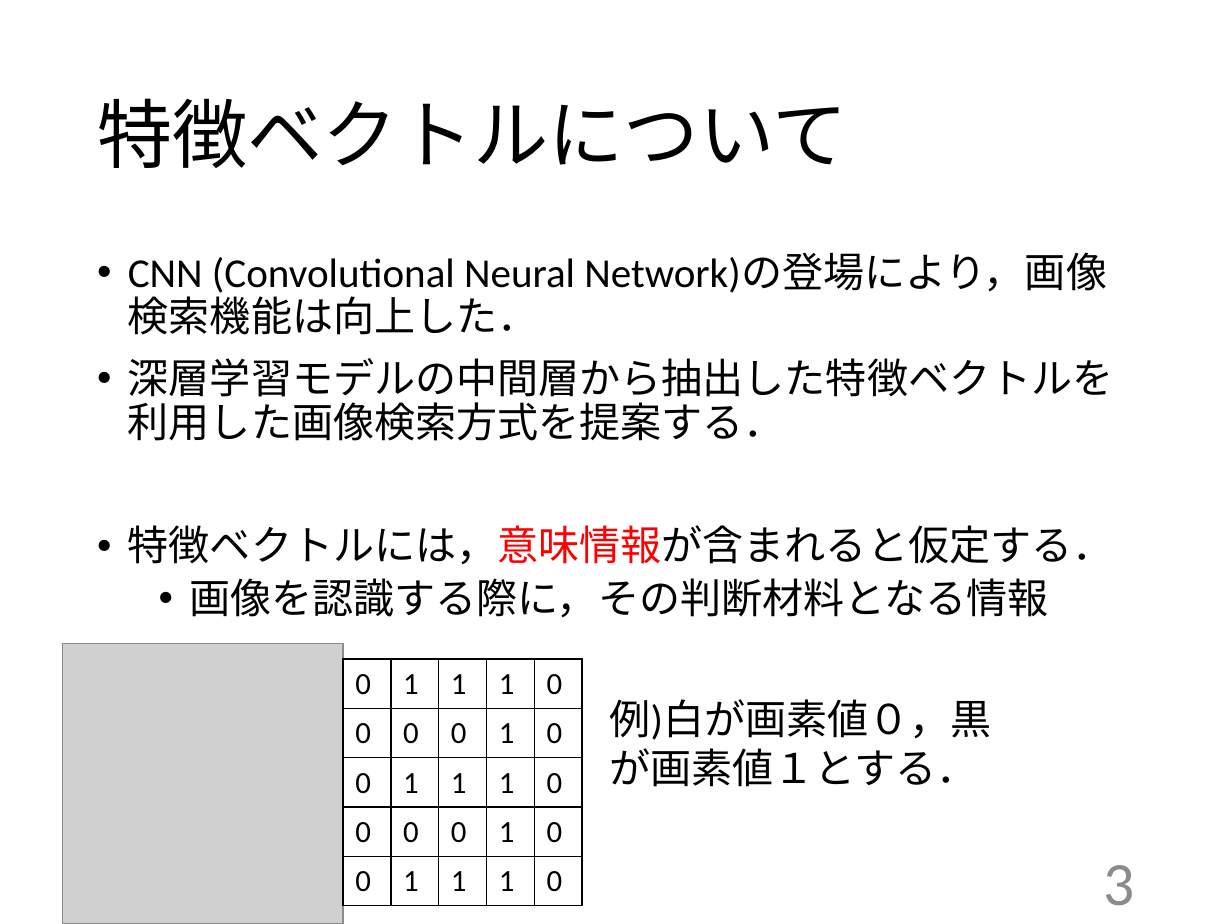
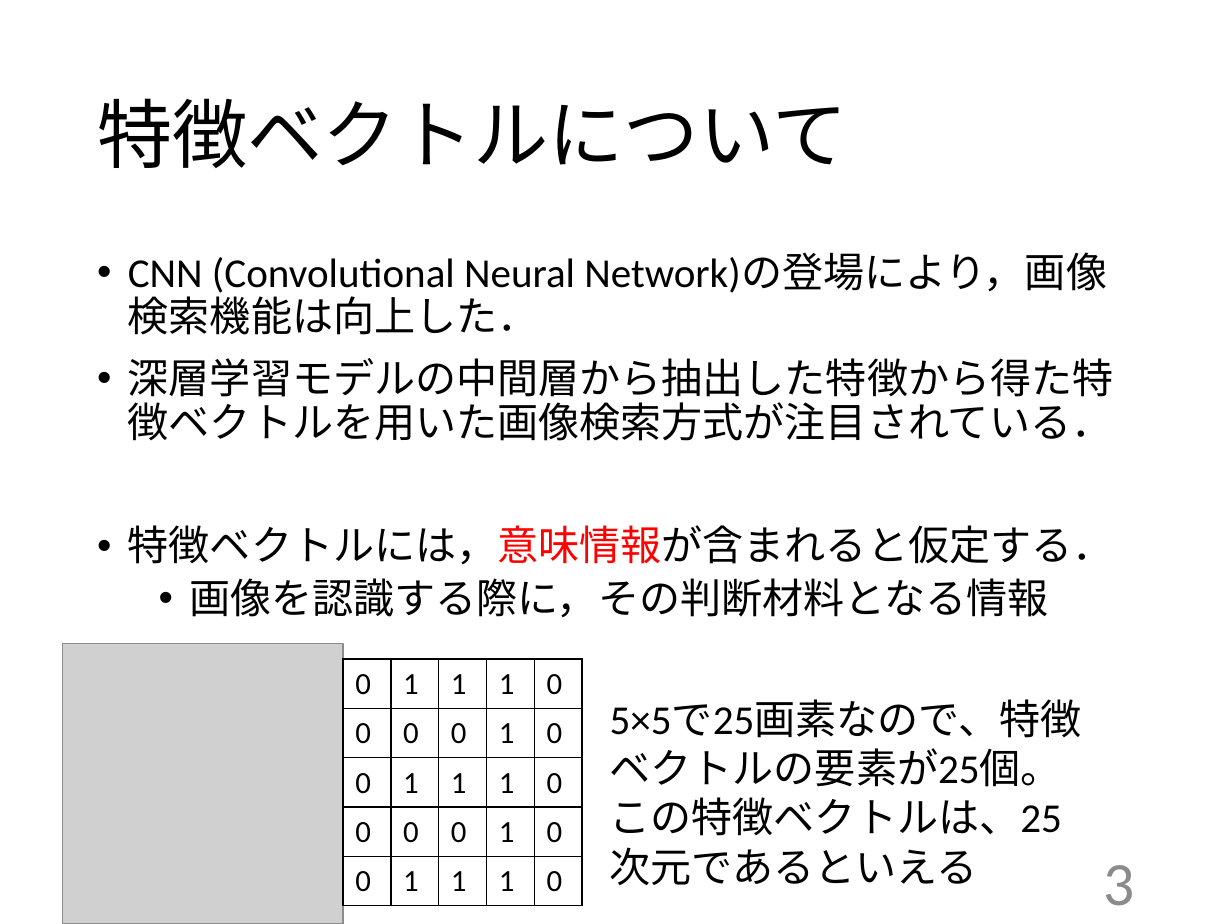
Before and after one commit to kait-takanolab/1821005-yoshioka-thesis, a slide deck: slide 3 of 卒研発表/1821005_yoshioka_thesis.pptx. Drawn at 1232x924 pixels with LibreOffice and Linux fonts; fonts in the diff are those of the drawing; grey boxes stand for pictures. Boxes give left, top, right and bottom in pixels: in the first picture for what was removed or moved away, otherwise in the second. Text is boxed around its words. In the diff, an @@ line names an element or a change of style, - is before the commit and + after.

```diff
--- a/卒研発表/1821005_yoshioka_thesis.pptx
+++ b/卒研発表/1821005_yoshioka_thesis.pptx
@@ text at [128, 358, 1114, 441]: text changed @@
-  • 深層学習モデルの中間層から抽出した特徴ベクトルを利用した画像検索方式を提案する．
+  • 深層学習モデルの中間層から抽出した特徴から得た特徴ベクトルを用いた画像検索方式が注目されている．
@@ text at [610, 700, 1082, 836]: text changed @@
-例)白が画素値０，黒が画素値１とする．
+5×5で25画素なので、特徴ベクトルの要素が25個。
+この特徴ベクトルは、25次元であるといえる
```
Also in this commit, not shown: 6 other slides changed.
